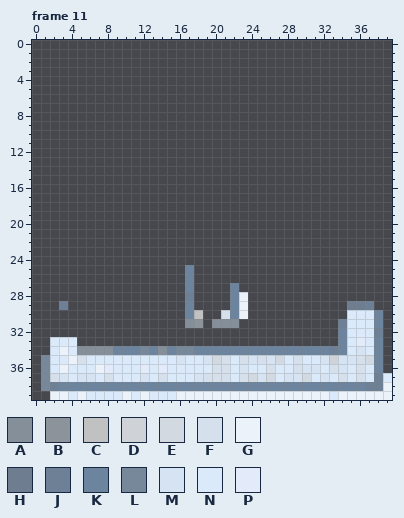
A animated GIF sprite gets an edit: assets/download.gif. The picture above was drawn from the file before the commit.
The file is 40x40 pixels, 29 frames. Colours within 5 levels of each other are drawn and written as one. Shown: frame 11. The commit also changed other frames, which this record leaves out.
Palette (. is transparent): A #858f9a  B #8c939a  C #c1c1c1  D #cfd3d8  E #d2d9e1  F #d5e0ec  G #ebf2fa  H #6e7e90  J #6e8096  K #6d849e  L #77889b  M #d6e3f3  N #daeafa  P #e3ebfb
Pixels before, frame 11, first column x 1:
25 ................K......................
26 ................K......................
27 ................K....K.................
28 ................J....KG................
29 ..J.............K....KG...........HHJ..
30 ................KC..FKG...........NNNK.
31 ................AB.AAA...........JNNNK.
32 .................................KNNNJ.
33 .NNN.............................KNPNK.
34 .NGNAAAAKKKLKAKLLKKKKKKKKKKKKKKKJKNMNK.
35 LNNGFNNNNNNNNNNMNNMEFNFMFMENFNNMDMMFEK.
36 LNGNNNGPNNNPNPNNNNNFFNMNNFNNFMMNFMNFNK.
37 LFMNMMNFNNNMNFNNNMFFFNFEMENMMENMNFNFNJN
38 LJKKKKKKKKKKKKKKKKKKKKKKKKKKKKKKKKKKJJG
39 .GGNGNNNNGNGNNNGGGGGGGGGGGGGGGGGNGGGGGG
And afterwards:
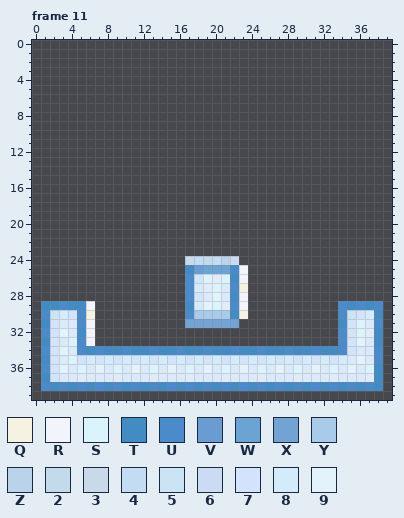
Colours new in this view: Q #f5f2e2  R #f3f3fb  S #dbf3fb  T #438bc3  U #4b8bcb  V #6b9bd3  W #6ba3d3  X #73a3d2  Y #aacaea  Z #bbd3ea  2 #c2daea  3 #c9d9e9  4 #c3dbf3  5 #cbe3f2  6 #cbdbf3  7 #d3e3fb  8 #d3ebfb  9 #e3f3fb
Diff:
Changed rows in their new state; - is an unchanged pixel.
Frame 11:
first column x 1:
24 ----------------3424Z6-----------------
25 ----------------TVWWWUR----------------
26 ----------------U7SPSTR----------------
27 ----------------U8PSNUQ----------------
28 ----------------U7N9NTR----------------
29 TTUTTR----------T89SPUR----------UTUTU-
30 U587UQ----------UYYYYTQ----------U578T-
31 T7NNUR----------XXXXXX-----------T7S-U-
32 U79NTR---------------------------UMSPT-
33 T7-SUR---------------------------U79-T-
34 U79-UTUTTUTTUTTUTTUTTUTTUTTUTTUTTU7N-U-
35 T7-S787878787878787878787878787878N9NU-
36 U79-S-9NS-9NSN9-S-9NS-9-SN9-SN9-SN9NST-
37 T7N-PN-NP--NPN--PNNNP-NNPN-NPN-NPN-NPT.
38 UTUTUTUTUTUTUTUTUTUTUTUTUTUTUTUTUTUTUT.
39 -......................................
Pixel boxes of the changes (left, top, right, bottom) in both pictures:
changed: (41, 256, 392, 400)
